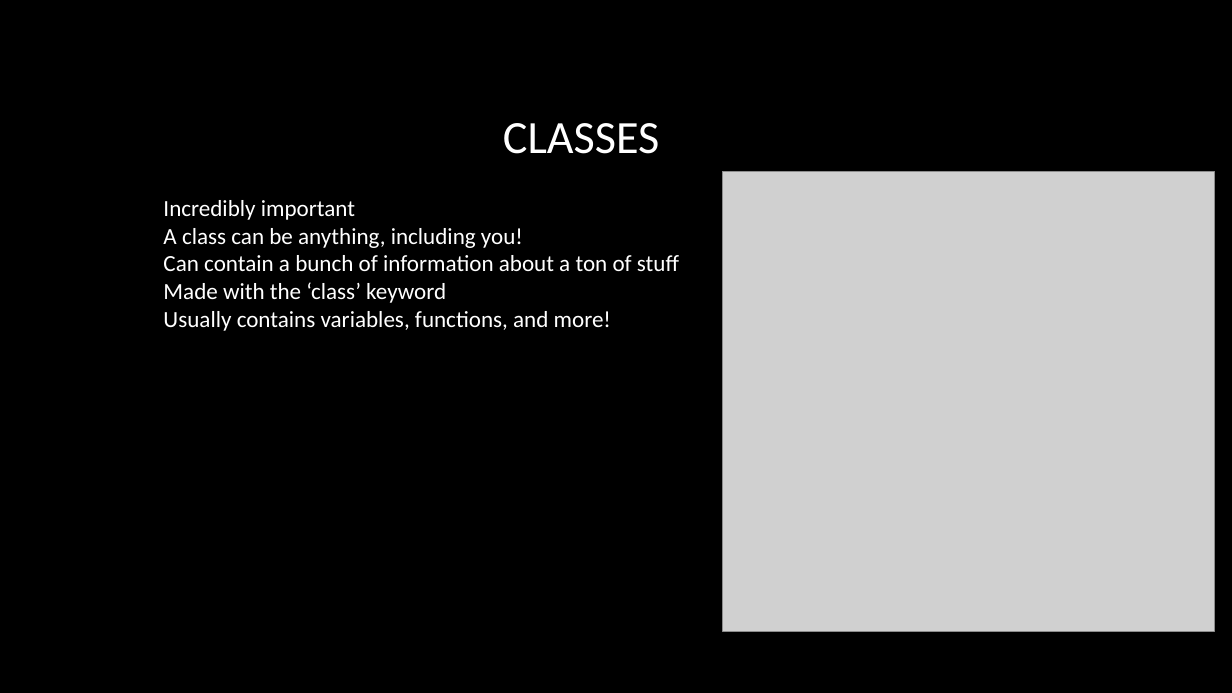
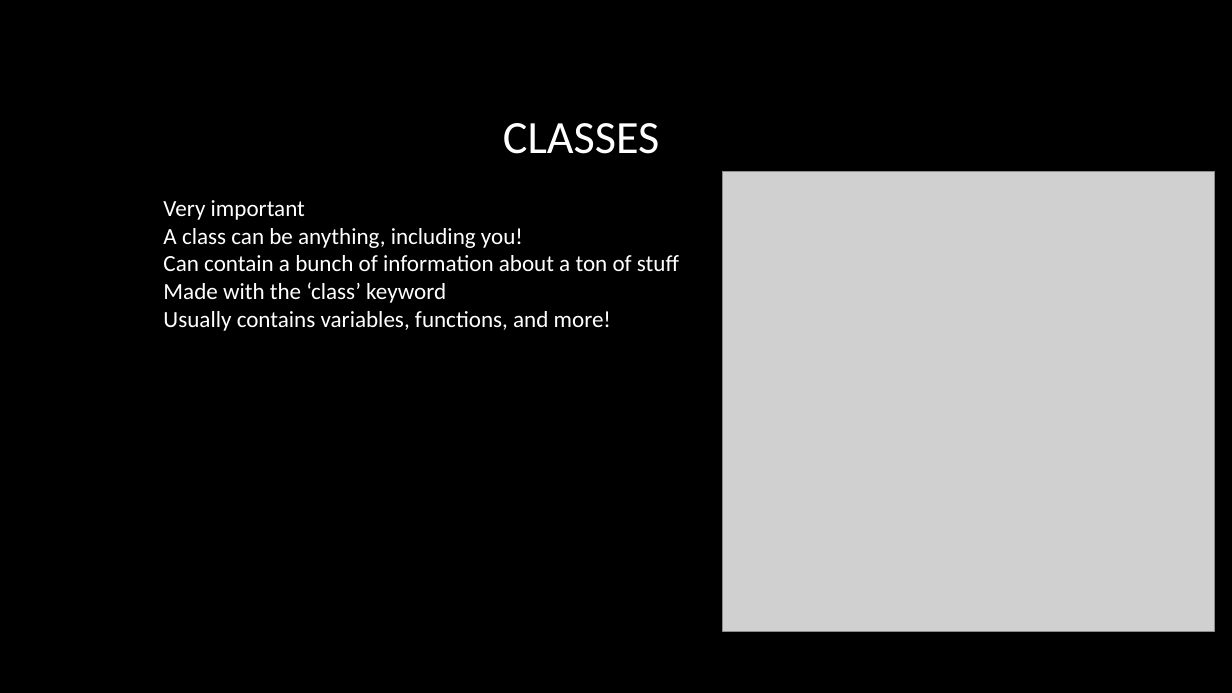
Before and after one commit to RIDENTEM/teachingMaterial, a slide deck: slide 5 of Programming in unity.pptx. Drawn at 1232x693 pixels with LibreOffice and Linux fonts; fonts in the diff are those of the drawing; grey boxes stand for pictures; background and template pictures are left out. Boxes give left, top, right and bottom in pixels: in the first picture for what was removed or moved away, otherwise in the second. Text is boxed around its words. In the diff, an @@ line names an element or a change of style, - is before the commit and + after.

```diff
--- a/Programming in unity.pptx
+++ b/Programming in unity.pptx
@@ text at bbox=[163, 200, 305, 220]: text changed @@
-Incredibly important
+Very important
```
Also in this commit, not shown: 1 other slide changed, 2 slides added, 1 slide removed.
